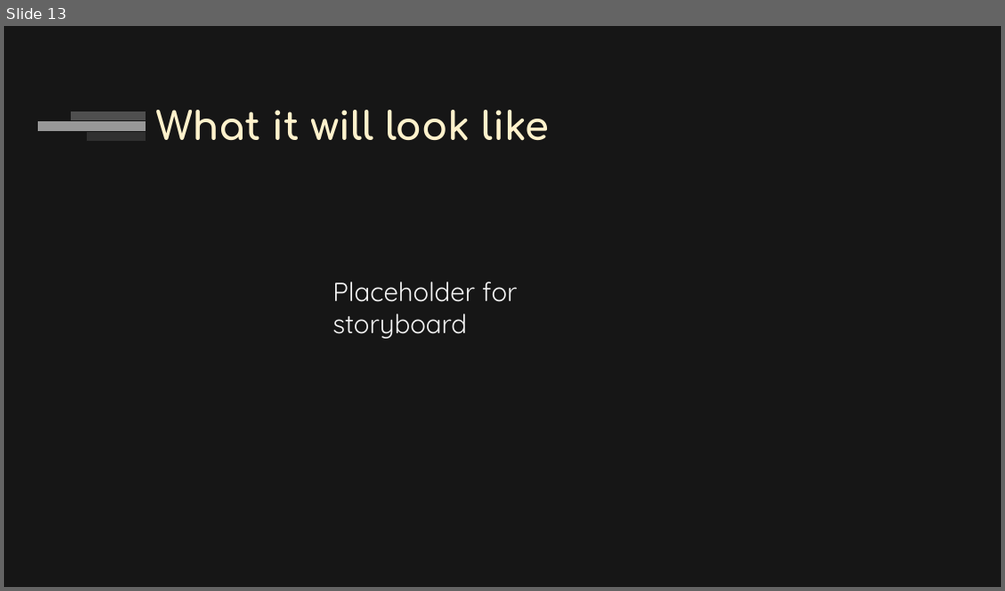
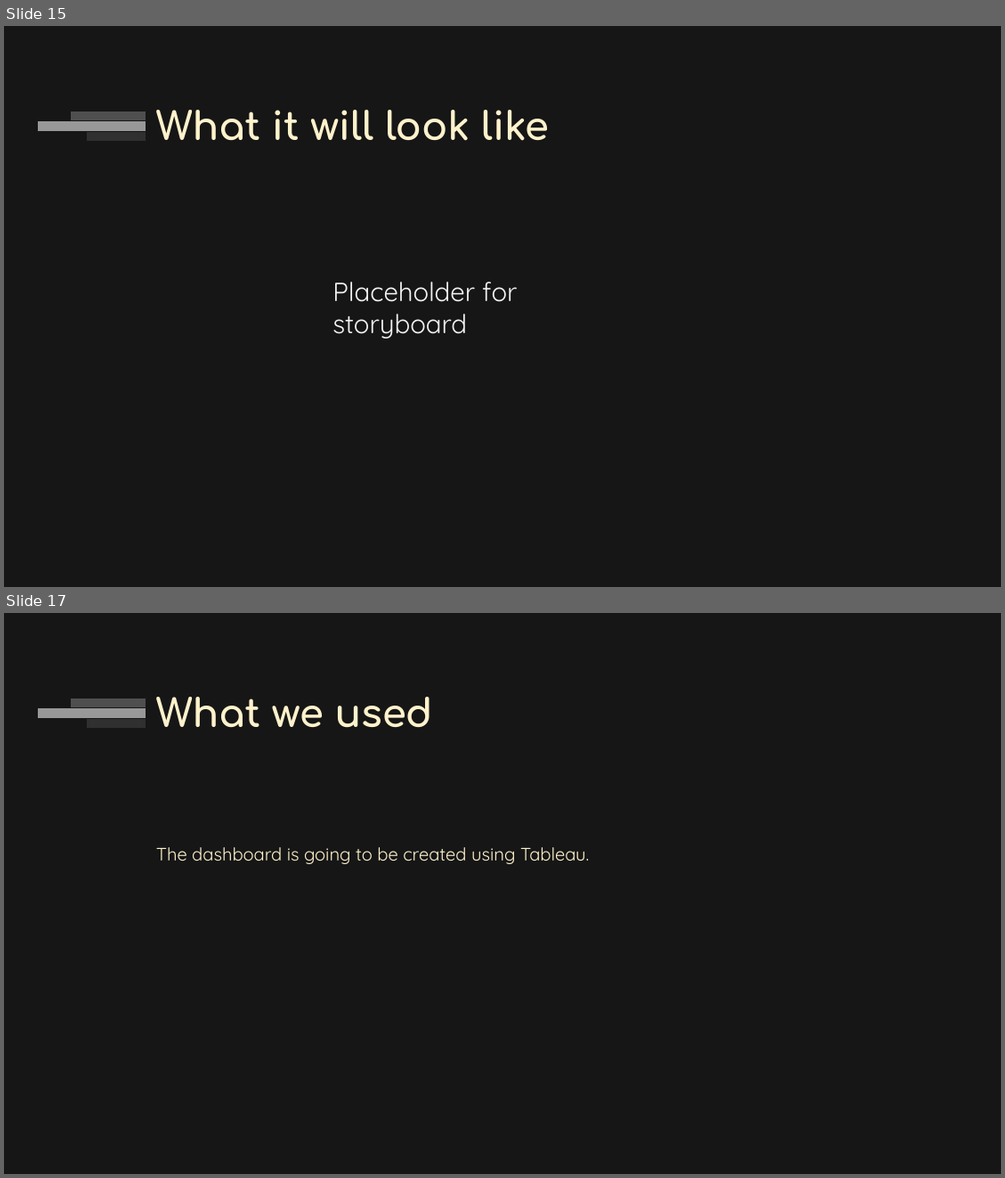
Before and after one commit to adinfinitum225/final_project, a slide deck: media/Final Project - Employment Prosepects.pptx. Shown one above the other, each under a label of ours: slide 13 before the commit, slides 15 and 17 after it; the slides between them are not shown. The pictures are 1005x591 and 1005x1178 pixels, drawn with LibreOffice and Linux fonts; fonts in the diff are those of the drawing. Boxes give left, top, right and bottom in pixels: in the first picture for what was removed or moved away, otherwise in the second. Text is boxed around its words. In the diff, an @@ line names an element or a change of style, - is before the commit and + after.

```diff
--- a/media/Final Project - Employment Prosepects.pptx
+++ b/media/Final Project - Employment Prosepects.pptx
@@ slide 17 added at (4, 613, 1001, 1174), background #161616; not listed: 3 template elements that a slide beside it also shows @@
@@ title added at (156, 697, 433, 728), 28 pt, text #FFF2CC, bold @@
+What we used
@@ text added at (156, 847, 589, 864), 13 pt, text #FFF2CC @@
+The dashboard is going to be created using Tableau.
@@ what was slide 13 is now slide 15 @@
```
Also in this commit, not shown: 4 other slides added, 1 slide removed.
